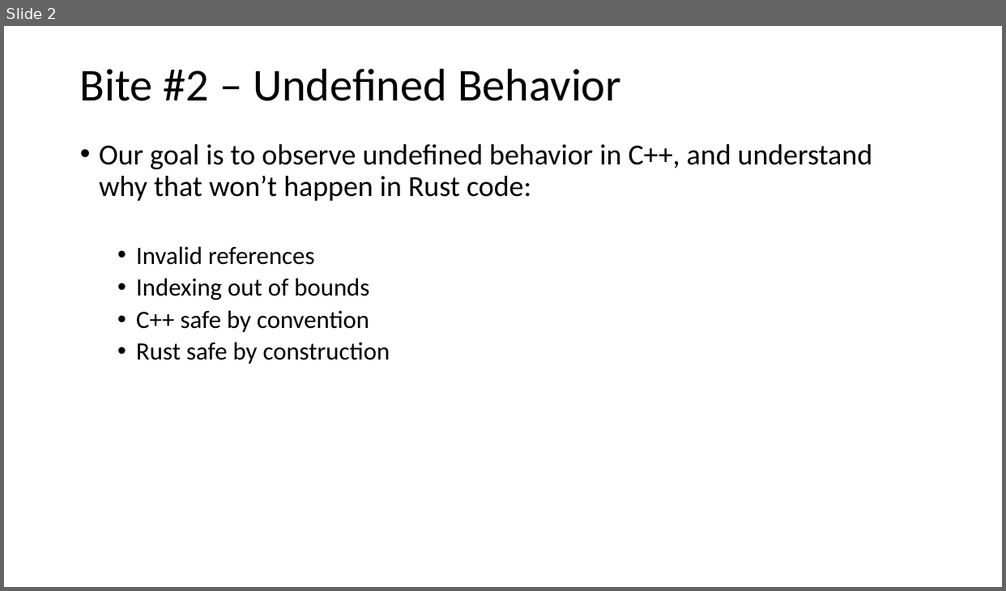
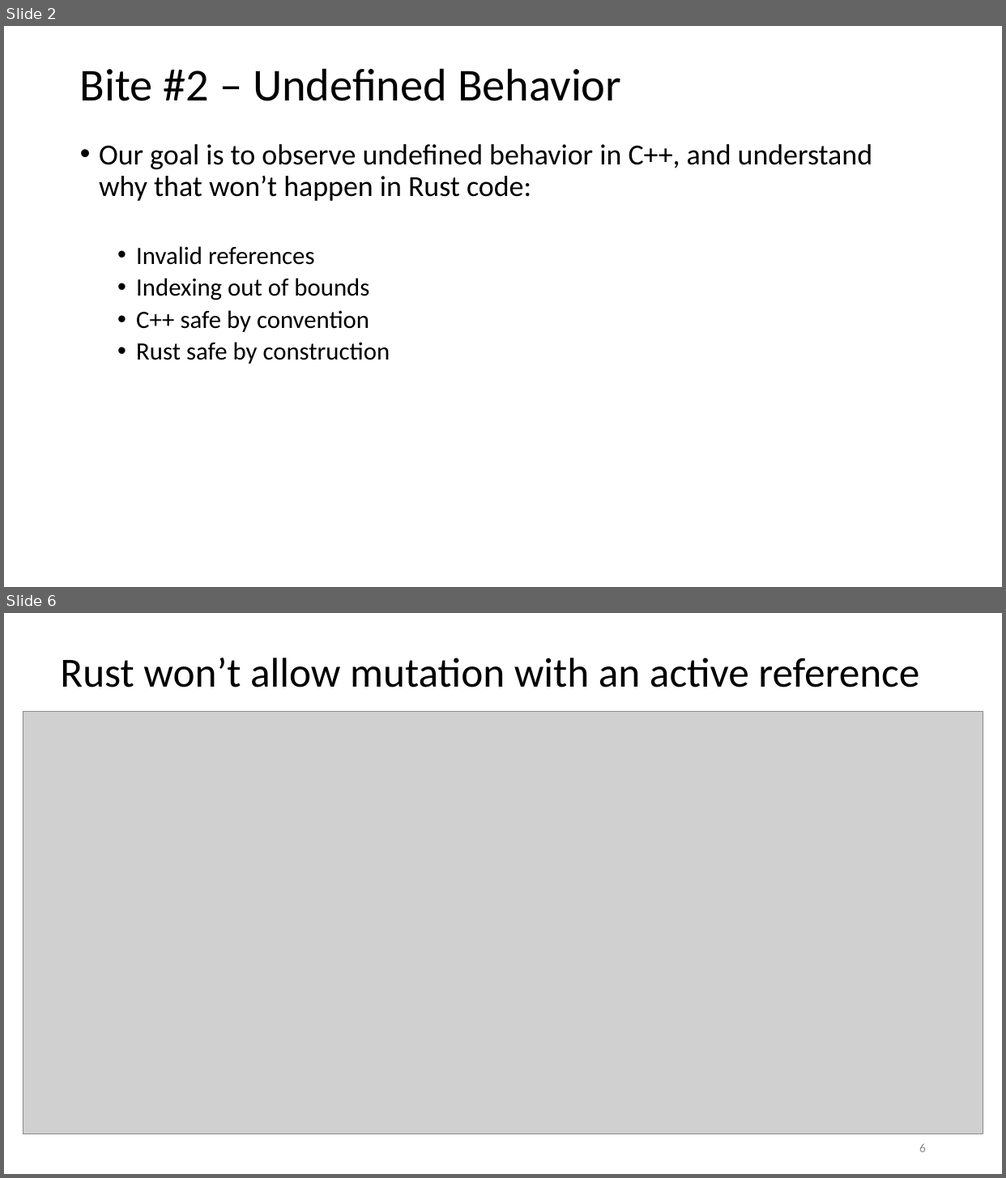
Before and after one commit to JimFawcett/JimFawcett.github.io, a slide deck: Resources/ConsumingRustBite2.pptx. Shown one above the other, each under a label of ours: slide 2 before the commit, slides 2 and 6 after it; the slides between them are not shown. The pictures are 1006x591 and 1006x1178 pixels, drawn with LibreOffice and Linux fonts; fonts in the diff are those of the drawing; grey boxes stand for pictures. Boxes give left, top, right and bottom in pixels: in the first picture for what was removed or moved away, otherwise in the second. Text is boxed around its words. In the diff, an @@ line names an element or a change of style, - is before the commit and + after.

```diff
--- a/Resources/ConsumingRustBite2.pptx
+++ b/Resources/ConsumingRustBite2.pptx
@@ slide 6 added at [4, 613, 1002, 1174], background #FFFFFF @@
@@ title added at [60, 658, 919, 688], 40 pt, text #000000 @@
+Rust won’t allow mutation with an active reference
@@ picture added at [23, 712, 983, 1135] @@
@@ page number added at [919, 1144, 926, 1152], 12 pt, text #8C8C8C @@
+6
```
Also in this commit, not shown: 3 slides changed, 6 other slides added, 5 slides removed, 1 other file.
